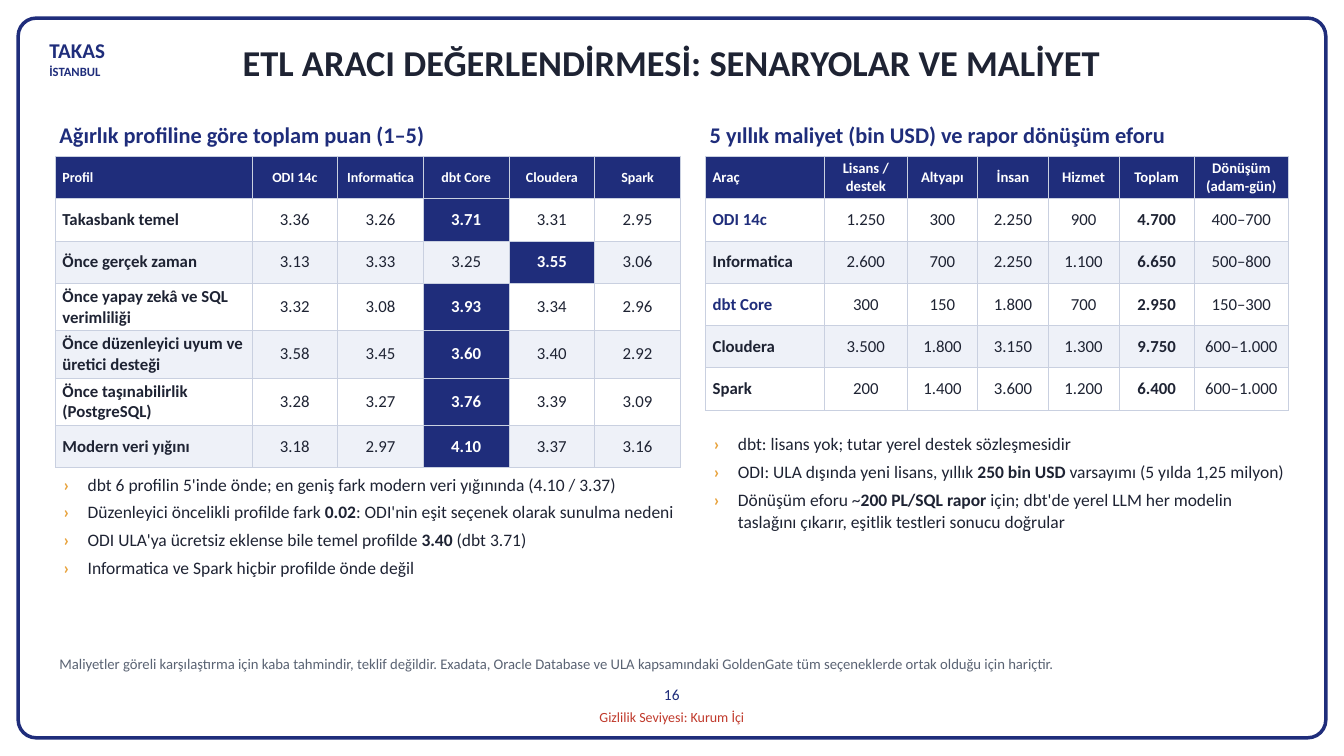
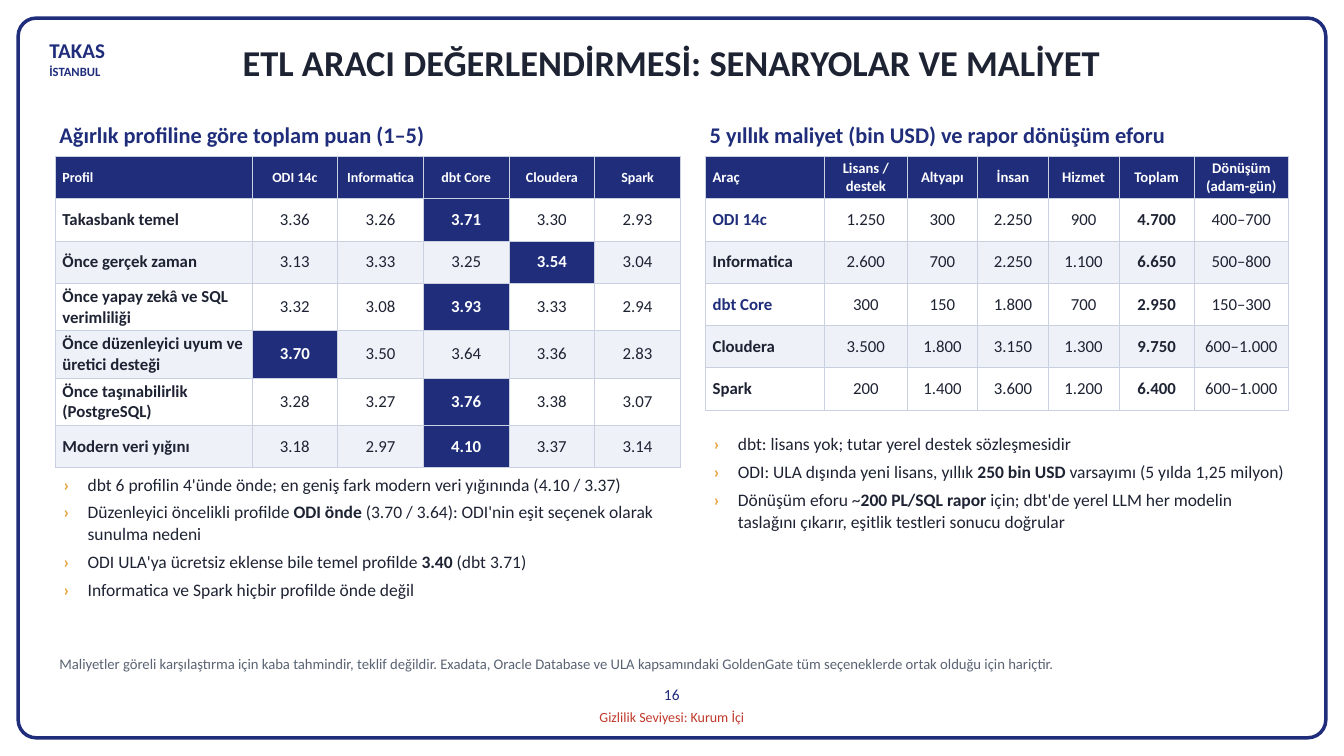
Before and after one commit to hanifidemirel0/Cursor-Projects, a slide deck: slide 16 of outputs/dwh-sunum-kasim-2026/5 - DWHSunum_Kasim2026.pptx. Drawn at 1344x756 pixels with LibreOffice and Linux fonts; fonts in the diff are those of the drawing. Boxes give left, top, right and bottom in pixels: in the first picture for what was removed or moved away, otherwise in the second. Text is boxed around its words. In the diff, an @@ line names an element or a change of style, - is before the commit and + after.

```diff
--- a/outputs/dwh-sunum-kasim-2026/5 - DWHSunum_Kasim2026.pptx
+++ b/outputs/dwh-sunum-kasim-2026/5 - DWHSunum_Kasim2026.pptx
@@ table at box(55, 156, 681, 459) @@
-row 2, column 5: 3.31
+row 2, column 5: 3.30
-row 2, column 6: 2.95
+row 2, column 6: 2.93
-row 3, column 5: 3.55
+row 3, column 5: 3.54
-row 3, column 6: 3.06
+row 3, column 6: 3.04
-row 4, column 5: 3.34
+row 4, column 5: 3.33
-row 4, column 6: 2.96
+row 4, column 6: 2.94
-row 5: Önce düzenleyici uyum ve üretici desteği | 3.58 | 3.45 | 3.60 | 3.40 | 2.92
+row 5: Önce düzenleyici uyum ve üretici desteği | 3.70 | 3.50 | 3.64 | 3.36 | 2.83
-row 6, column 5: 3.39
+row 6, column 5: 3.38
-row 6, column 6: 3.09
+row 6, column 6: 3.07
-row 7, column 6: 3.16
+row 7, column 6: 3.14
@@ fill #EEF1F8 to #1F2D7B in row 5, column 2 @@
@@ fill #1F2D7B to #EEF1F8 in row 5, column 4 @@
@@ text at box(88, 478, 653, 540): text changed @@
-› dbt 6 profilin 5'inde önde; en geniş fark modern veri yığınında (4.10 / 3.37)
-› Düzenleyici öncelikli profilde fark 0.02: ODI'nin eşit seçenek olarak sunulma nedeni
+› dbt 6 profilin 4'ünde önde; en geniş fark modern veri yığınında (4.10 / 3.37)
+› Düzenleyici öncelikli profilde ODI önde (3.70 / 3.64): ODI'nin eşit seçenek olarak sunulma nedeni
```
Also in this commit, not shown: 2 other slides changed, 4 other files.
